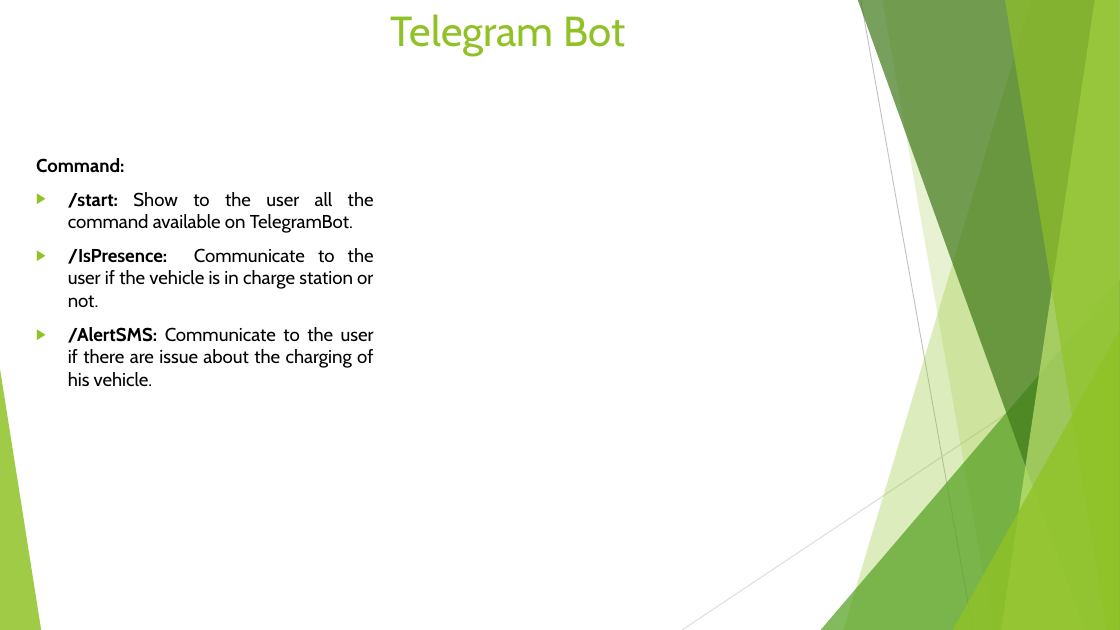
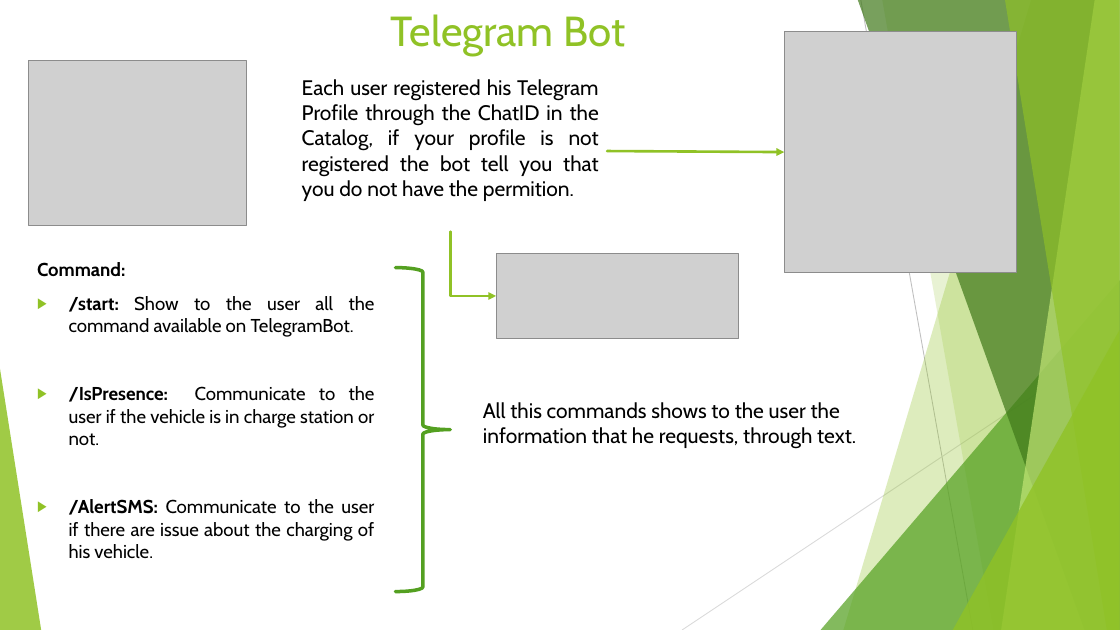
Before and after one commit to annageraci/Battery_Charger_Smart, a slide deck: slide 17 of Materiale Extra/Presentazione del progetto .pptx (slide 13 before the commit). Drawn at 1120x630 pixels with LibreOffice and Linux fonts; fonts in the diff are those of the drawing; grey boxes stand for pictures. Boxes give left, top, right and bottom in pixels: in the first picture for what was removed or moved away, otherwise in the second. Text is boxed around its words. In the diff, an @@ line names an element or a change of style, - is before the commit and + after.

Commit message:
ok

```diff
--- a/Materiale Extra/Presentazione del progetto .pptx
+++ b/Materiale Extra/Presentazione del progetto .pptx
@@ picture added at (x1=785, y1=32, x2=1017, y2=273) @@
@@ picture added at (x1=29, y1=60, x2=246, y2=226) @@
@@ text added at (x1=302, y1=79, x2=599, y2=201), 18 pt, text #000000 @@
+Each user registered his Telegram Profile through the ChatID in the Catalog, if your profile is not registered the bot tell you that you do not have the permition.
@@ arrow added from (607, 151) to (785, 152), #90C226 2.25 pt @@
@@ elbow arrow added from (450, 232) to (497, 296), #90C226 2.25 pt @@
@@ text "Command:" rewrapped from (x1=36, y1=158, x2=374, y2=386) to (x1=37, y1=262, x2=375, y2=558) @@
@@ right brace added at (x1=396, y1=268, x2=450, y2=592), outline #54A021 3 pt @@
@@ picture added at (x1=497, y1=254, x2=739, y2=339) @@
@@ text added at (x1=483, y1=402, x2=856, y2=449), 18 pt, text #000000 @@
+All this commands shows to the user the information that he requests, through text.
```
Also in this commit, not shown: 7 other slides changed, 5 slides added, 1 slide removed.
